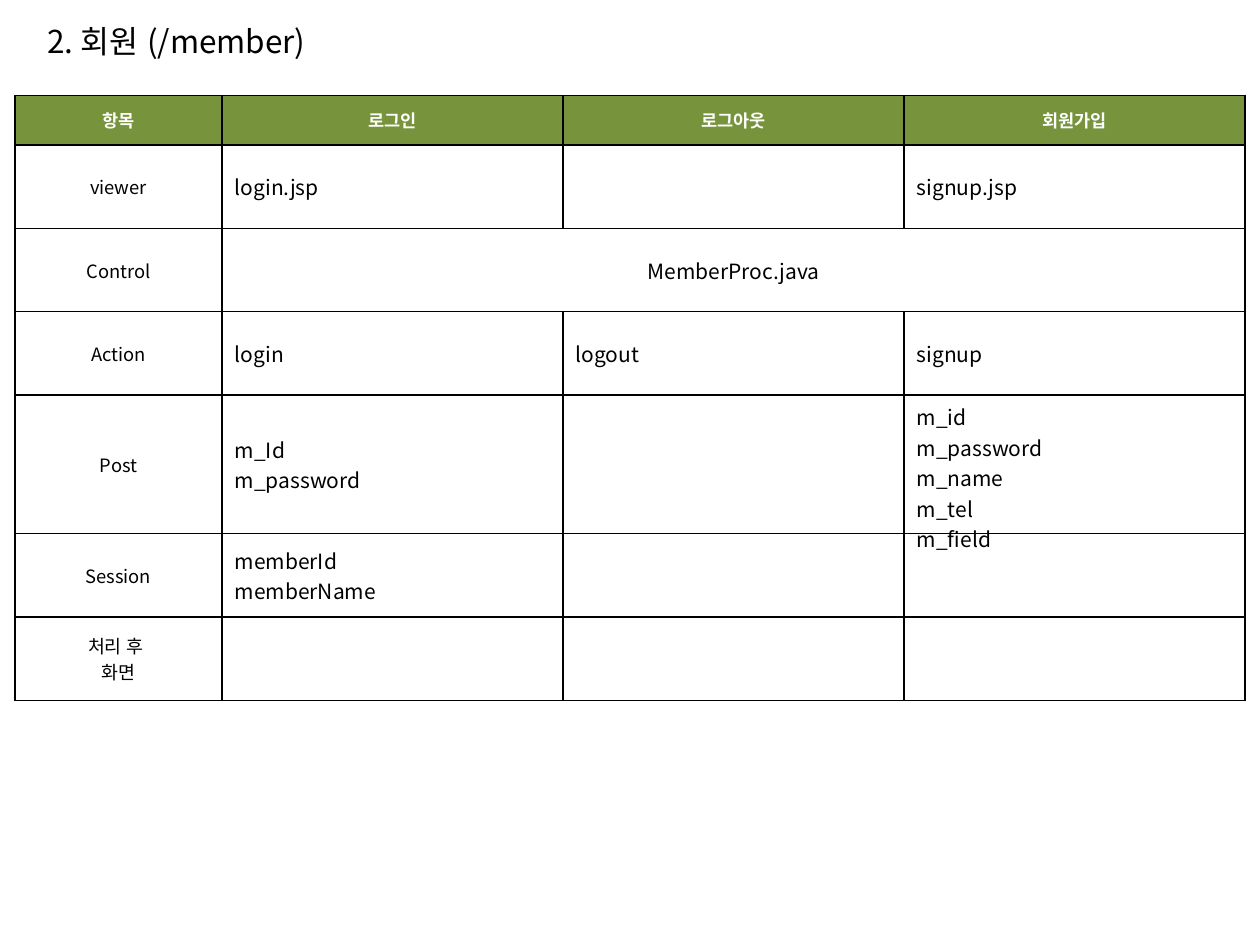
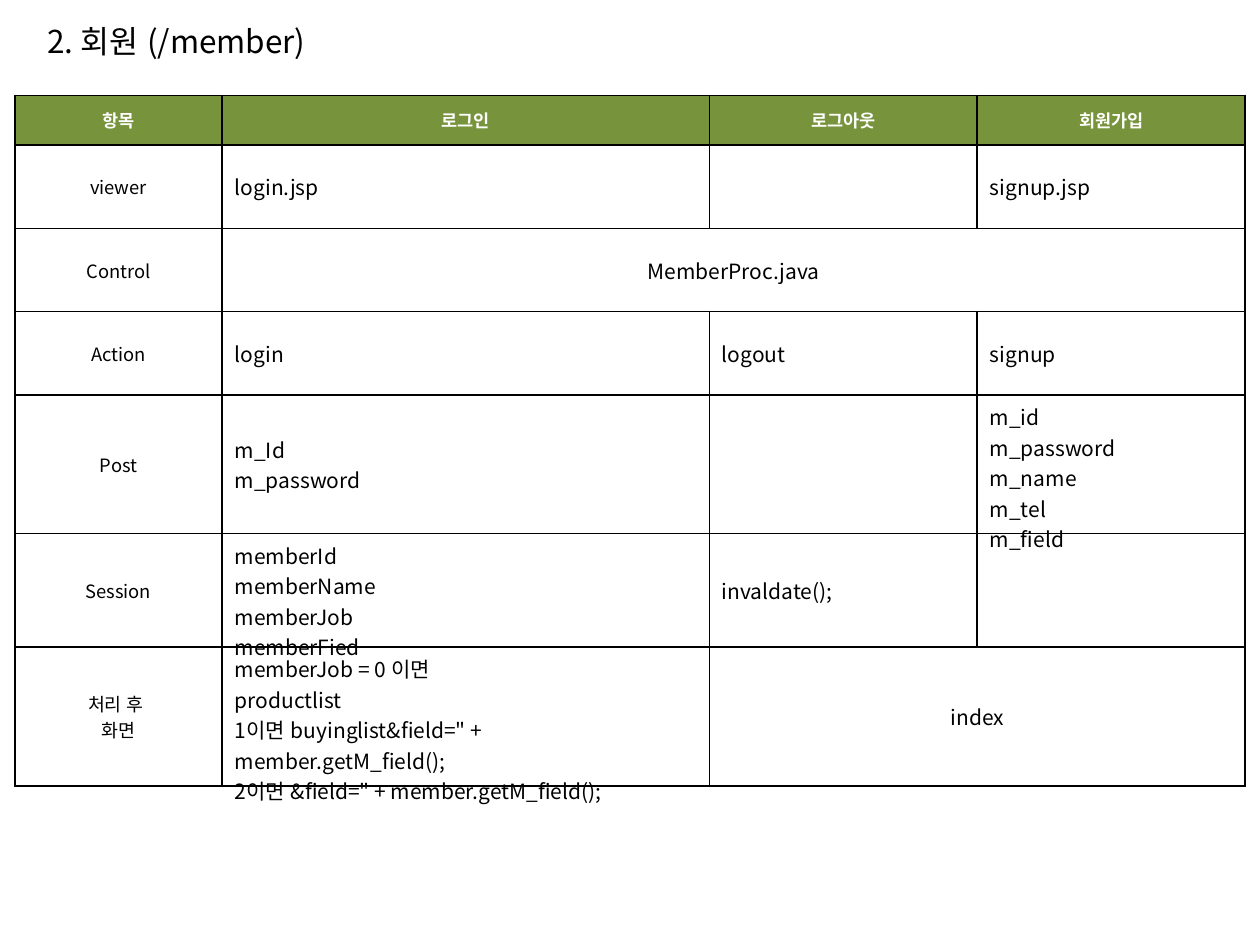
Before and after one commit to sec9590/Project_FullFillment, a slide deck: slide 1 of YellowContainer_MVC.pptx (slide 6 before the commit). Drawn at 1260x945 pixels with LibreOffice and Linux fonts; fonts in the diff are those of the drawing. Boxes give left, top, right and bottom in pixels: in the first picture for what was removed or moved away, otherwise in the second. Text is boxed around its words. In the diff, an @@ line names an element or a change of style, - is before the commit and + after.

```diff
--- a/YellowContainer_MVC.pptx
+++ b/YellowContainer_MVC.pptx
@@ table at box(15, 96, 1247, 808) @@
-row 6, column 2: memberId / memberName
+row 6, column 2: memberId / memberName / memberJob / memberFied
-row 6, column 3: 
+row 6, column 3: invaldate();
@@ row 7, column 2: "" to "memberJob = 0 이면 / productlist / 1이면 buyinglist&field=" + member.getM_field(); / 2이면 &field=" + member.getM_field();" @@
-row 7, column 3: 
+row 7, column 3: index
```
Also in this commit, not shown: 1 other slide changed, 5 slides removed, 1 other file.
